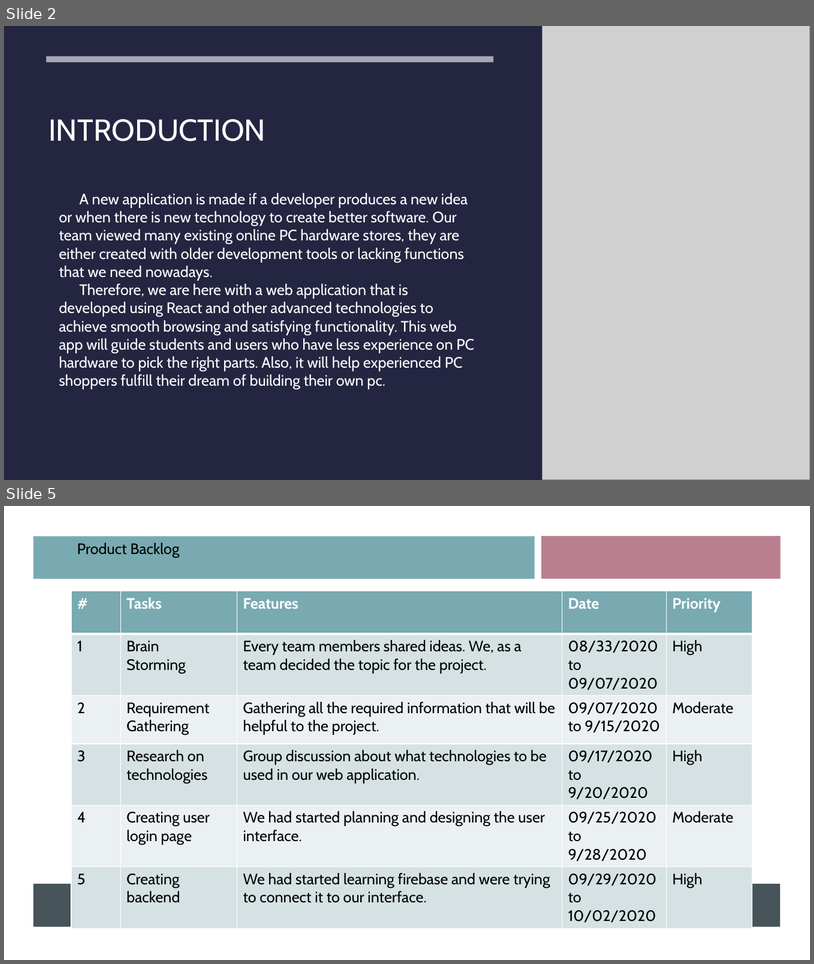
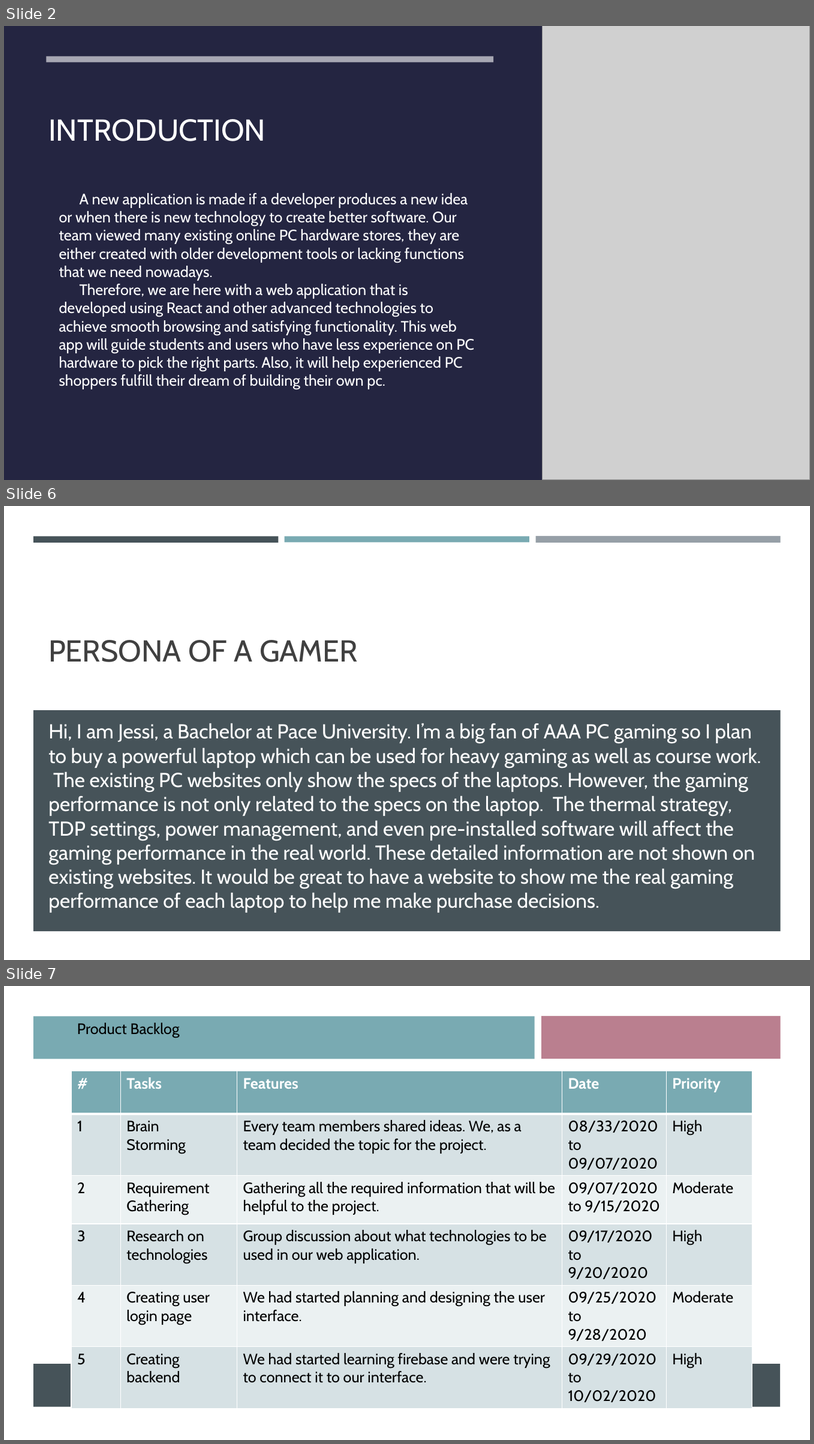
Before and after one commit to Xu12345-sophie/CS691TeamDice, a slide deck: Deliverable2/PC builder web application .pptx. Shown one above the other, each under a label of ours: slides 2 and 5 before the commit, slides 2, 6 and 7 after it; the slides between them are not shown. The pictures are 814x964 and 814x1444 pixels, drawn with LibreOffice and Linux fonts; fonts in the diff are those of the drawing; grey boxes stand for pictures. Boxes give left, top, right and bottom in pixels: in the first picture for what was removed or moved away, otherwise in the second. Text is boxed around its words. In the diff, an @@ line names an element or a change of style, - is before the commit and + after.

```diff
--- a/Deliverable2/PC builder web application .pptx
+++ b/Deliverable2/PC builder web application .pptx
@@ slide 6 added at (4,506,810,960), background #FFFFFF @@
@@ rectangle added at (33,536,279,542), fill #465359 @@
@@ rectangle added at (285,536,530,542), fill #79AAB2 @@
@@ rectangle added at (536,536,781,543), fill #969FA7 @@
@@ title added at (48,640,358,662), 36 pt, text #404040 @@
+PERSONA OF A GAMER
@@ rectangle added at (33,710,782,931), fill #465359 @@
@@ text added at (48,723,761,912), 24 pt, text #FFFFFF @@
+Hi, I am Jessi, a Bachelor at Pace University. I’m a big fan of AAA PC gaming so I plan to buy a powerful laptop which can be used for heavy gaming as well as course work. The existing PC websites only show the specs of the laptops. However, the gaming performance is not only related to the specs on the laptop. The thermal strategy, TDP settings, power management, and even pre-installed software will affect the gaming performance in the real world. These detailed information are not shown on existing websites. It would be great to have a website to show me the real gaming performance of each laptop to help me make purchase decisions.
@@ what was slide 5 is now slide 7 @@
```
Also in this commit, not shown: 2 slides changed, 1 other slide added.
